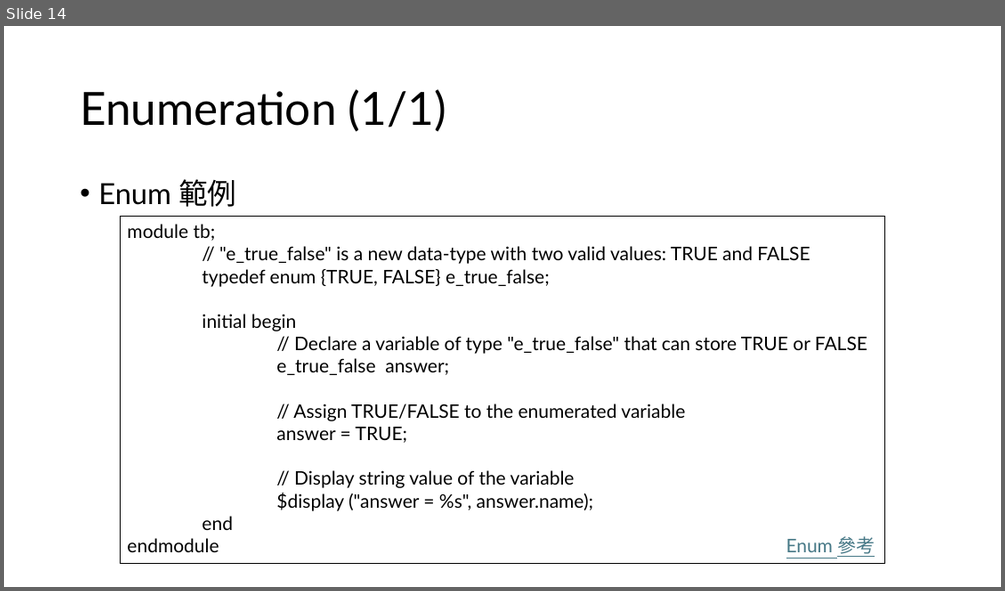
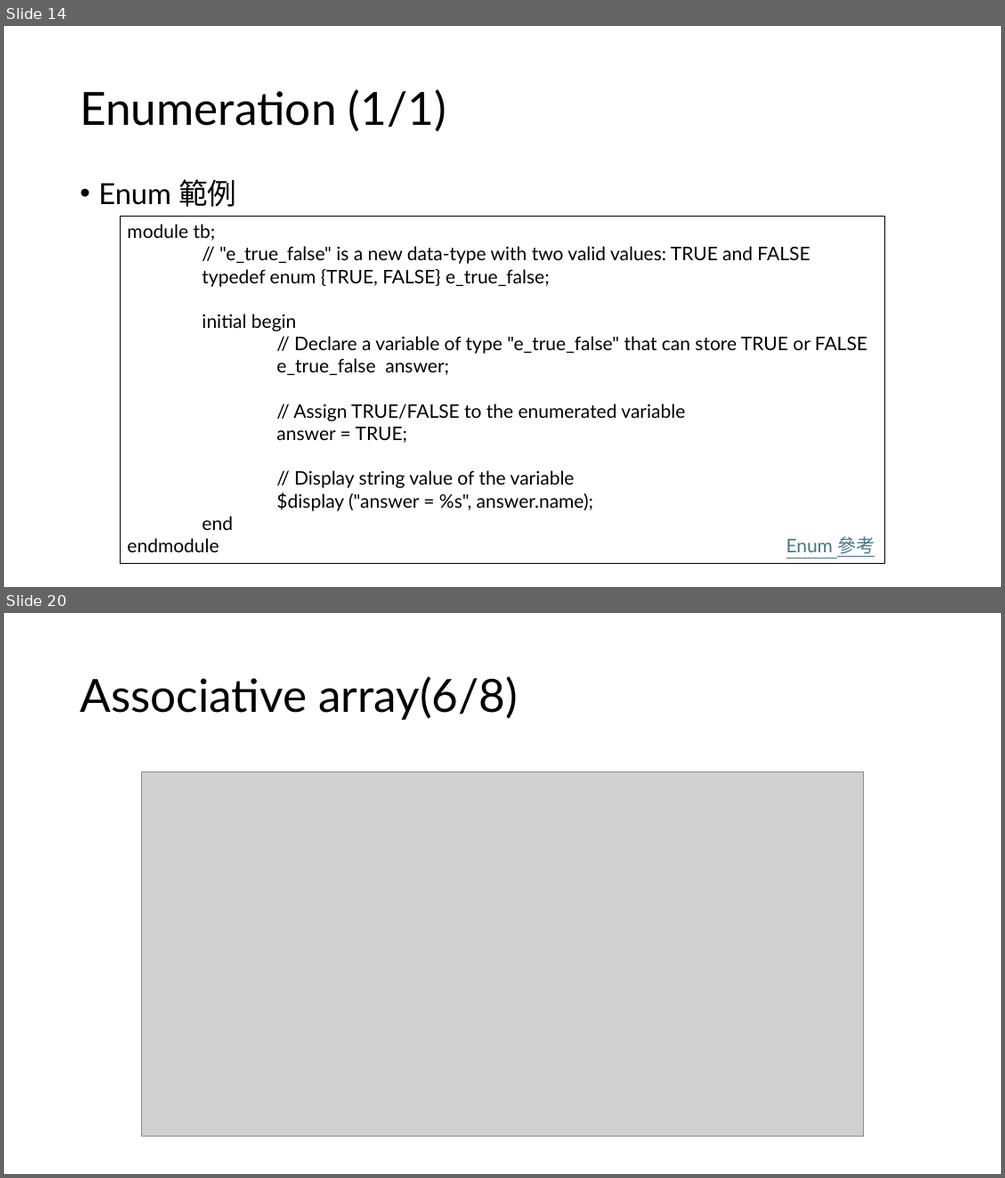
Before and after one commit to s9001055/DV_learning, a slide deck: systemverilog/SystemVerilog_語法學習.pptx. Shown one above the other, each under a label of ours: slide 14 before the commit, slides 14 and 20 after it; the slides between them are not shown. The pictures are 1005x591 and 1005x1178 pixels, drawn with LibreOffice and Linux fonts; fonts in the diff are those of the drawing; grey boxes stand for pictures. Boxes give left, top, right and bottom in pixels: in the first picture for what was removed or moved away, otherwise in the second. Text is boxed around its words. In the diff, an @@ line names an element or a change of style, - is before the commit and + after.

Commit message:
finish array part

```diff
--- a/systemverilog/SystemVerilog_語法學習.pptx
+++ b/systemverilog/SystemVerilog_語法學習.pptx
@@ slide 20 added at (x1=4, y1=613, x2=1001, y2=1174), background #FFFFFF @@
@@ title added at (x1=80, y1=676, x2=518, y2=720), 44 pt, text #000000 @@
+Associative array(6/8)
@@ picture added at (x1=142, y1=771, x2=864, y2=1135) @@
```
Also in this commit, not shown: 3 slides changed, 4 other slides added.
